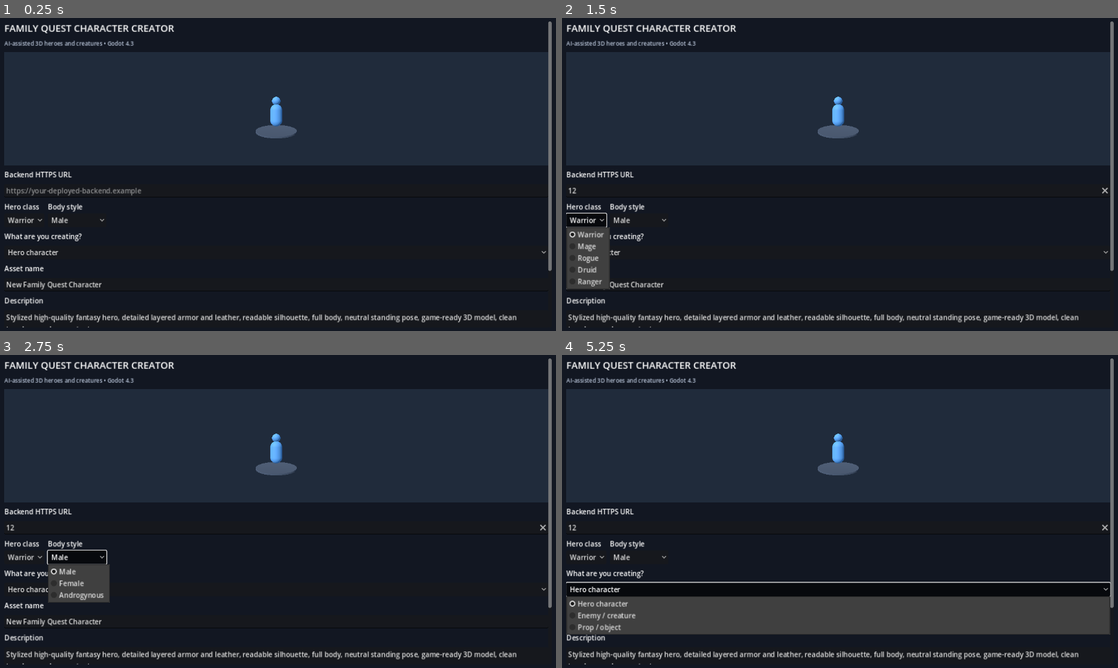
Above: before the commit, frames 1-4 (two rows, left to right).
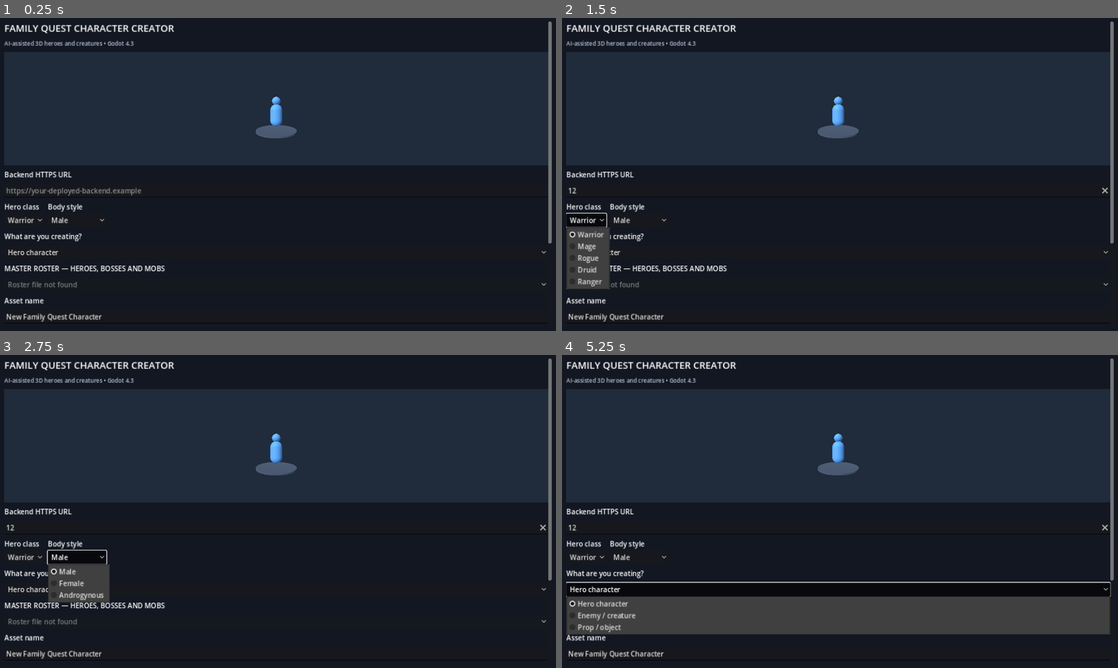
Above: after the commit, the same moments.

Repository: joeywhipple5-dot/FamilyQuest-Character-Creator
Game: Godot game, scene res://scenes/main.tscn
Same seed, same stepped clock (60 frames per second), same inputs: the game is played once before the commit and once after it.
Inputs (mouse positions are in pixels of both pictures, inside the frame that each line leads up to):
- Up to frame 1 (0.25 s): no input
- Up to frame 2 (1.5 s): click (840, 190) at 0.52 s; type "12" at 0.6 s; click "Warrior" at 1.25 s
- Up to frame 3 (2.75 s): click "Male" at 2 s
- Up to frame 4 (5.25 s): click "Hero character" at 2.75 s; click "Warrior" at 3.5 s; click "Male" at 4.25 s; click "Hero character" at 5 s

The runs differ from the first frame. In frame 1, 1.9% of the frame differs, in the area x 0-100%, y 71-99%; in frame 2, 1.7%; in frame 3, 1.9%; in frame 4, 1.3%.

Commit message:
Add master roster selection and UI enhancements
Updated the Family Quest Character Creator with roster selection for heroes, bosses, and mobs. Enhanced the UI and backend integration for model generation.

Diff:
--- a/scripts/main.gd
+++ b/scripts/main.gd
@@ -1,8 +1,9 @@
-
 extends Control
 
-# Family Quest Character Creator - Godot 4.3
-# Deploy the backend and enter its HTTPS URL before generating models.
+# Family Quest Character Creator
+# Godot 4.3
+# Existing GLB import and backend generation retained.
+# Added master roster selection for heroes, bosses, and mobs.
 
 var preview_root: Node3D
 var model_root: Node3D
@@ -14,6 +15,7 @@
 var class_select: OptionButton
 var gender_select: OptionButton
 var kind_select: OptionButton
+var roster_select: OptionButton
 var generate_button: Button
 var import_dialog: FileDialog
 
@@ -25,11 +27,14 @@
 var current_task_id := ""
 var generated_name := "FamilyQuest_Model"
 
+var roster_entries: Array[Dictionary] = []
+
 
 func _ready() -> void:
     _build_interface()
     _show_test_model()
-    _set_status("Ready. Enter your backend URL, then generate or import a GLB model.")
+    _load_master_roster()
+    _set_status("Ready. Choose a roster entry, generate a model, or import a GLB.")
 
 
 func _build_interface() -> void:
@@ -72,7 +77,6 @@
 
     server_url_input = LineEdit.new()
     server_url_input.placeholder_text = "https://your-deployed-backend.example"
-    server_url_input.text = ""
     server_url_input.clear_button_enabled = true
     page.add_child(server_url_input)
 
@@ -118,6 +122,17 @@
     kind_select.item_selected.connect(_on_kind_changed)
     page.add_child(kind_select)
 
+    var roster_label := Label.new()
+    roster_label.text = "MASTER ROSTER — HEROES, BOSSES AND MOBS"
+    page.add_child(roster_label)
+
+    roster_select = OptionButton.new()
+    roster_select.size_flags_horizontal = Control.SIZE_EXPAND_FILL
+    roster_select.add_item("Loading master roster...")
+    roster_select.disabled = true
+    roster_select.item_selected.connect(_on_roster_selected)
+    page.add_child(roster_select)
+
     var name_label := Label.new()
     name_label.text = "Asset name"
     page.add_child(name_label)
@@ -132,10 +147,10 @@
     page.add_child(prompt_label)
 
     prompt_input = TextEdit.new()
-    prompt_input.custom_minimum_size = Vector2(0, 92)
-    prompt_input.placeholder_text = "Describe armor, materials, colors, face, equipment, silhouette, and fantasy style..."
+    prompt_input.custom_minimum_size = Vector2(0, 120)
+    prompt_input.placeholder_text = "Describe armor, materials, colors, face, equipment and silhouette..."
     prompt_input.wrap_mode = TextEdit.LINE_WRAPPING_BOUNDARY
-    prompt_input.text = "Stylized high-quality fantasy hero, detailed layered armor and leather, readable silhouette, full body, neutral standing pose, game-ready 3D model, clean topology, no base or text."
+    prompt_input.text = _default_hero_prompt()
     page.add_child(prompt_input)
 
     var actions := HBoxContainer.new()
@@ -158,7 +173,7 @@
     status_label = Label.new()
     status_label.text = "Ready"
     status_label.autowrap_mode = TextServer.AUTOWRAP_WORD_SMART
-    status_label.custom_minimum_size = Vector2(0, 42)
+    status_label.custom_minimum_size = Vector2(0, 48)
     status_label.add_theme_font_size_override("font_size", 13)
     page.add_child(status_label)
 
@@ -266,6 +281,172 @@
     model_root.add_child(ground)
 
 
+func _default_hero_prompt() -> String:
+    return "Stylized high-quality fantasy hero, detailed layered armor and leather, readable silhouette, full body, neutral standing pose, game-ready 3D model, clean topology, no base or text."
+
+
+# --------------------------------------------------
+# MASTER ROSTER
+# --------------------------------------------------
+
+func _load_master_roster() -> void:
+    roster_entries.clear()
+
+    var file_path := "res://data/family_quest_master_roster.json"
+
+    if not FileAccess.file_exists(file_path):
+        roster_select.clear()
+        roster_select.add_item("Roster file not found")
+        roster_select.disabled = true
+        _set_status("Missing data/family_quest_master_roster.json")
+        return
+
+    var file := FileAccess.open(file_path, FileAccess.READ)
+
+    if file == null:
+        roster_select.clear()
+        roster_select.add_item("Could not open roster")
+        roster_select.disabled = true
+        _set_status("Could not open the master roster file.")
+        return
+
+    var parsed = JSON.parse_string(file.get_as_text())
+    file.close()
+
+    if not (parsed is Dictionary):
+        roster_select.clear()
+        roster_select.add_item("Invalid roster JSON")
+        roster_select.disabled = true
+        _set_status("The master roster JSON could not be parsed.")
+        return
+
+    # The JSON uses the key "playable_heroes".
+    for entry in parsed.get("playable_heroes", []):
+        if entry is Dictionary:
+            var hero: Dictionary = entry.duplicate(true)
+            hero["_roster_type"] = "Hero"
+            roster_entries.append(hero)
+
+    for entry in parsed.get("bosses", []):
+        if entry is Dictionary:
+            var boss: Dictionary = entry.duplicate(true)
+            boss["_roster_type"] = "Boss"
+            roster_entries.append(boss)
+
+    for entry in parsed.get("mobs", []):
+        if entry is Dictionary:
+            var mob: Dictionary = entry.duplicate(true)
+            mob["_roster_type"] = "Mob"
+            roster_entries.append(mob)
+
+    roster_select.clear()
+    roster_select.add_item("Choose a hero, boss, or mob")
+
+    if roster_entries.is_empty():
+        roster_select.add_item("No roster entries found")
+        roster_select.disabled = true
+        _set_status("No entries were found in the master roster.")
+        return
+
+    for entry in roster_entries:
+        var entry_type := str(entry.get("_roster_type", "Asset"))
+        var entry_name := str(entry.get("name", "Unnamed asset"))
+        roster_select.add_item(entry_type + " — " + entry_name)
+
+    roster_select.disabled = false
+    roster_select.select(0)
+
+    _set_status(
+        "Master roster loaded: " +
+        str(roster_entries.size()) +
+        " entries."
+    )
+
+
+func _on_roster_selected(index: int) -> void:
+    # Dropdown item zero is the instruction text.
+    var entry_index := index - 1
+
+    if entry_index < 0 or entry_index >= roster_entries.size():
+        return
+
+    var entry: Dictionary = roster_entries[entry_index]
+    var entry_type := str(entry.get("_roster_type", "Hero"))
+    var entry_name := str(entry.get("name", "New Asset"))
+
+    name_input.text = entry_name
+
+    if entry_type == "Hero":
+        kind_select.select(0)
+        _on_kind_changed(0)
+
+        var hero_class := str(entry.get("class", "Warrior"))
+        var body_style := str(entry.get("gender_option", "Male"))
+
+        _select_option_text(class_select, hero_class)
+        _select_option_text(gender_select, body_style)
+    else:
+        # Bosses and mobs use the existing enemy generation pathway.
+        kind_select.select(1)
+        _on_kind_changed(1)
+
+    prompt_input.text = _make_roster_prompt(entry)
+
+    _set_status(
+        "Selected " + entry_type + ": " + entry_name +
+        ". Review the description before generating."
+    )
+
+
+func _select_option_text(
+    option: OptionButton,
+    desired_text: String
+) -> void:
+    for i in range(option.item_count):
+        if option.get_item_text(i).to_lower() == desired_text.to_lower():
+            option.select(i)
+            return
+
+
+func _make_roster_prompt(entry: Dictionary) -> String:
+    var parts: Array[String] = []
+
+    var entry_name := str(entry.get("name", "fantasy asset"))
+    var entry_type := str(entry.get("_roster_type", "Asset"))
+
+    parts.append(
+        "Create an original Family Quest fantasy RPG " +
+        entry_type.to_lower() + " named " + entry_name + "."
+    )
+
+    # Include all design details from the roster.
+    for key in entry.keys():
+        if key in ["name", "category", "asset_status", "_roster_type"]:
+            continue
+
+        var value = entry[key]
+        var value_text := ""
+
+        if value is Dictionary or value is Array:
+            value_text = JSON.stringify(value)
+        else:
+            value_text = str(value)
+
+        parts.append(str(key) + ": " + value_text)
+
+    parts.append(
+        "Use detailed fantasy materials, a readable silhouette, " +
+        "high-quality stylized 3D art, full body when appropriate, " +
+        "and a neutral presentation pose. No text or watermark."
+    )
+
+    return "\n".join(parts)
+
+
+# --------------------------------------------------
+# CREATION TYPE
+# --------------------------------------------------
+
 func _on_kind_changed(index: int) -> void:
     class_select.disabled = index != 0
     gender_select.disabled = index != 0
@@ -275,19 +456,28 @@
     elif index == 2:
         prompt_input.text = "Fantasy game prop, detailed readable shape, high-quality materials, centered isolated object, game-ready 3D model, no text."
     else:
-        prompt_input.text = "Stylized high-quality fantasy hero, detailed layered armor and leather, readable silhouette, full body, neutral standing pose, game-ready 3D model, no base or text."
-
+        prompt_input.text = _default_hero_prompt()
+
+
+# --------------------------------------------------
+# BACKEND MODEL GENERATION
+# --------------------------------------------------
 
 func _generate_model() -> void:
     if busy:
         return
 
     var base_url := server_url_input.text.strip_edges().trim_suffix("/")
-    if base_url.is_empty() or not (base_url.begins_with("https://") or base_url.begins_with("http://localhost")):
+
+    if base_url.is_empty() or not (
+        base_url.begins_with("https://") or
+        base_url.begins_with("http://localhost")
+    ):
         _set_status("Enter your deployed backend HTTPS URL first.")
         return
 
     var description := prompt_input.text.strip_edges()
+
     if description.length() < 5:
         _set_status("Enter a longer description for the model.")
         return
@@ -304,6 +494,7 @@
         final_prompt += ", prop for the Family Quest fantasy RPG"
 
     generated_name = name_input.text.strip_edges()
+
     if generated_name.is_empty():
         generated_name = "FamilyQuest_Model"
 
@@ -317,6 +508,7 @@
     }
 
     var headers := PackedStringArray(["Content-Type: application/json"])
+
     var request_error := generate_http.request(
         base_url + "/generate",
         headers,
@@ -368,6 +560,7 @@
 
         var state := str(status_data.get("status", "unknown")).to_lower()
         var progress := int(status_data.get("progress", 0))
+
         _set_status("Generating model: " + str(progress) + "% • " + state)
 
         if state == "success":
@@ -403,6 +596,7 @@
         return
 
     var safe_name := generated_name.to_snake_case().validate_filename()
+
     if safe_name.is_empty():
         safe_name = "family_quest_model"
 
@@ -419,6 +613,10 @@
     _load_glb(path)
     _finish_busy("Model downloaded and saved in app storage: " + path)
 
+
+# --------------------------------------------------
+# GLB IMPORT
+# --------------------------------------------------
 
 func _open_import_dialog() -> void:
     import_dialog.popup_centered(Vector2i(800, 600))
@@ -452,9 +650,13 @@
 
     for node in meshes:
         var mesh_node := node as MeshInstance3D
+
         if mesh_node.mesh != null:
             var mesh_bounds := mesh_node.mesh.get_aabb()
-            var transformed := mesh_node.global_transform * Transform3D(Basis.IDENTITY, mesh_bounds.position)
+            var transformed := mesh_node.global_transform * Transform3D(
+                Basis.IDENTITY,
+                mesh_bounds.position
+            )
             var world_box := AABB(transformed.origin, mesh_bounds.size)
 
             if not found_mesh:
@@ -466,11 +668,13 @@
     if found_mesh:
         var center := bounds.get_center()
         imported_scene.position -= center
+
         camera.position = Vector3(
             0,
             maxf(bounds.size.y * 0.55, 1.0),
             maxf(bounds.size.length() * 0.9, 3.0)
         )
+
         camera.look_at(Vector3.ZERO, Vector3.UP)
 
 
@@ -483,6 +687,10 @@
         child.queue_free()
 
 
+# --------------------------------------------------
+# STATUS
+# --------------------------------------------------
+
 func _finish_busy(message: String) -> void:
     busy = false
 
